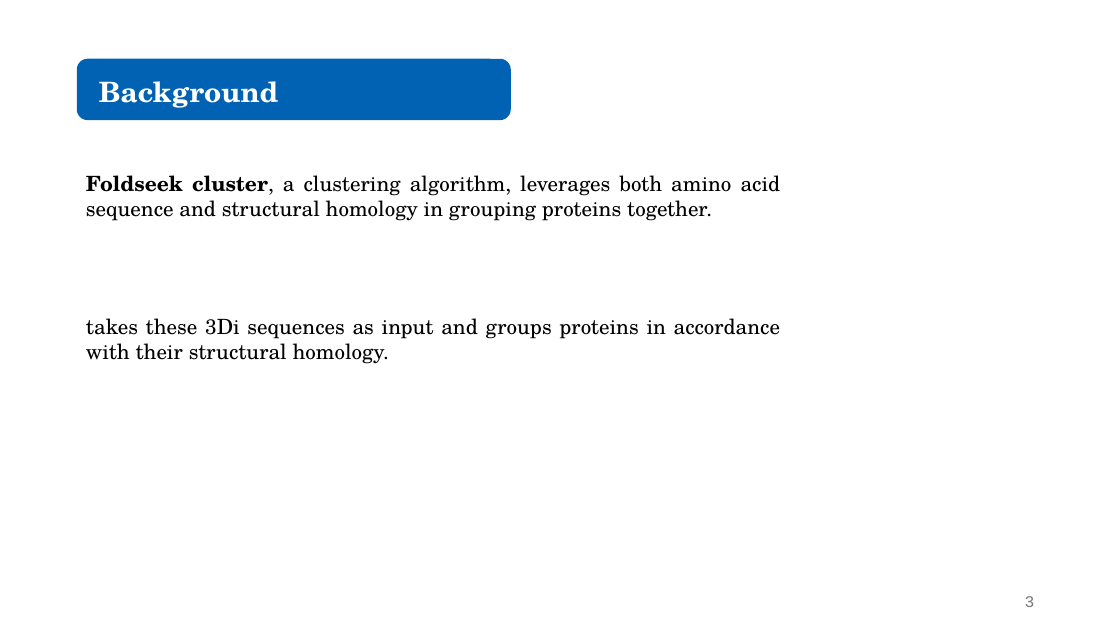
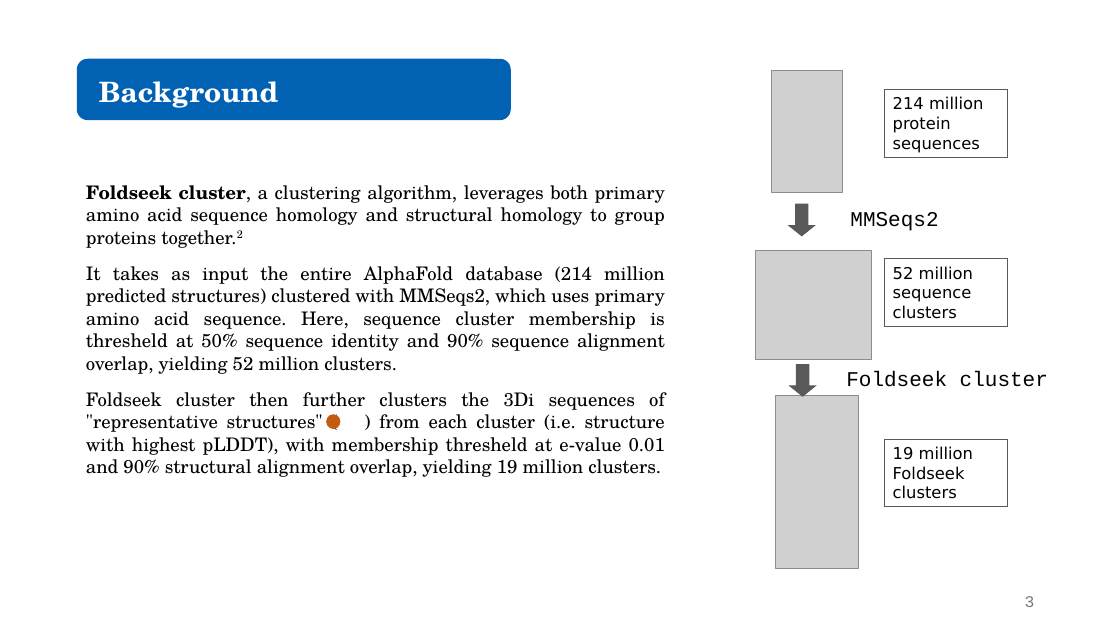
Before and after one commit to juliandeanmoran/BISSH, a slide deck: slide 3 of vis/reports/2026-02-18_projectUpdate_1.pptx. Drawn at 1120x630 pixels with LibreOffice and Linux fonts; fonts in the diff are those of the drawing; grey boxes stand for pictures. Boxes give left, top, right and bottom in pixels: in the first picture for what was removed or moved away, otherwise in the second. Text is boxed around its words. In the diff, an @@ line names an element or a change of style, - is before the commit and + after.

```diff
--- a/vis/reports/2026-02-18_projectUpdate_1.pptx
+++ b/vis/reports/2026-02-18_projectUpdate_1.pptx
@@ rectangle added at [885,89,1007,157], outline #595959 0.75 pt, 14 pt, text #000000 @@
+214 million protein sequences
@@ text at [86,185,665,477]: text changed; size 18 to 16 pt @@
-Foldseek cluster, a clustering algorithm, leverages both amino acid sequence and structural homology in grouping proteins together.
-takes these 3Di sequences as input and groups proteins in accordance with their structural homology.
+Foldseek cluster, a clustering algorithm, leverages both primary amino acid sequence homology and structural homology to group proteins together.2
+It takes as input the entire AlphaFold database (214 million predicted structures) clustered with MMSeqs2, which uses primary amino acid sequence. Here, sequence cluster membership is thresheld at 50% sequence identity and 90% sequence alignment overlap, yielding 52 million clusters.
+Foldseek cluster then further clusters the 3Di sequences of "representative structures" ( ) from each cluster (i.e. structure with highest pLDDT), with membership thresheld at e-value 0.01 and 90% structural alignment overlap, yielding 19 million clusters.
@@ text added at [850,212,938,231], 18 pt, text #000000 @@
+MMSeqs2
@@ rectangle added at [885,259,1007,327], outline #595959 0.75 pt, 14 pt, text #000000 @@
+52 million sequence clusters
@@ group added at [755,71,871,568]: 3 pictures, 2 right arrows @@
@@ text added at [846,371,1048,387], 18 pt, text #000000 @@
+Foldseek cluster
@@ ellipse added at [326,414,340,429], fill #C55A11 @@
@@ rectangle added at [885,439,1007,507], outline #595959 0.75 pt, 14 pt, text #000000 @@
+19 million Foldseek clusters
```
Also in this commit, not shown: 3 other slides changed, 1 other file.
